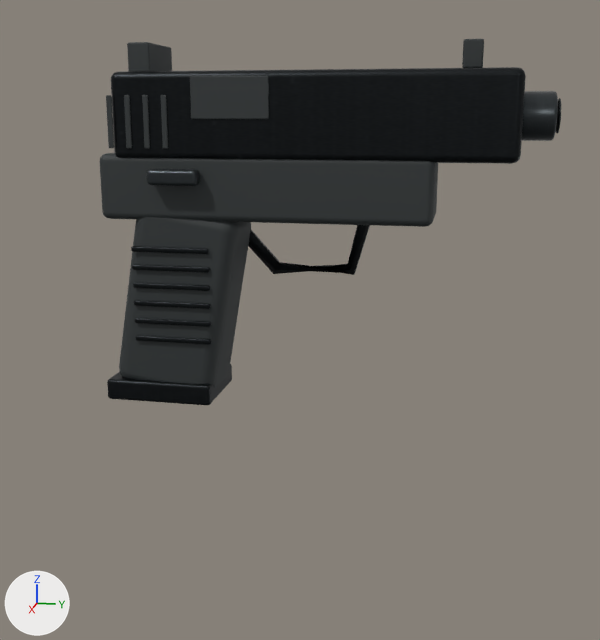
One commit to the glTF model models/csgo/tec9.glb: the scene before it, then after it.
Rendered twice from a 50 mm lens placed at (0.444, 0.131, 0.025), pointed at (-0.003, 0.041, -0.086). The axes (+X, +Y, +Z) are drawn at lower left. The lights are the same throughout. The first picture is the older version. Where no turn or scale is listed for an object, it has been applied to the vertices. Vertices at exactly the same position are counted once.

Names of what the first picture shows: 'weapon_Machined edges', 'weapon_Parkerized steel', 'weapon_Polymer'.
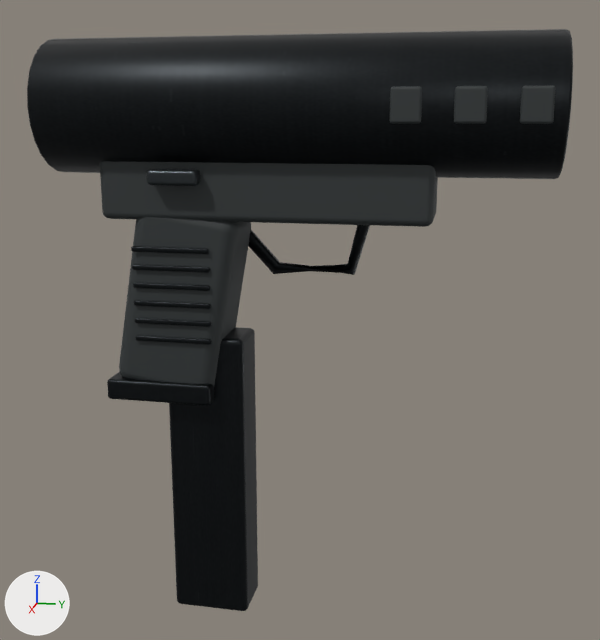
Where the newer file only moved an object's origin or applied its transform, the numbers keep the older frame.

Pixel boxes (x1, y1, x2, y2) of what changed, in the pictures (600 x 640 px; the box of a moved part takes in the faces that stretch with it):
'weapon_Parkerized steel', reshaped (30% wider, 72% taller)
    before: (107, 67, 526, 405)
    after: (27, 29, 573, 611)
'weapon_Polymer', reshaped
    before: (100, 39, 561, 388)
    after: (100, 42, 556, 386)
part 1 of me_cube_009, added
    after: (27, 29, 573, 179)
part 2 of me_cube_009, added
    after: (169, 327, 258, 611)
part 3 of me_cylinder_001, added
    after: (520, 86, 556, 124)
part 4 of me_cylinder_001, added
    after: (454, 86, 488, 124)
part 5 of me_cylinder_001, added
    after: (389, 86, 422, 124)
part 6 of me_cylinder_001, moved or reshaped (not visible afterwards)
    before: (106, 77, 268, 149)
part 7 of me_cylinder_001, moved or reshaped (not visible afterwards)
    before: (556, 98, 561, 133)
'weapon_Machined edges', unchanged, covered by the edit
    before: (147, 91, 558, 186)
    after: (147, 169, 200, 186)

Patch to the scene script:
```diff
--- a/models/csgo/tec9.glb.py
+++ b/models/csgo/tec9.glb.py
@@ me_cube_009 @@
 # used by ob_weapon_parkerized_steel; location = (0.022, -0.025, -0.045)
-me_cube_009.from_pydata(...)  # 792 vertices, 1540 faces; spans x -0.045..0.001, y -0.041..0.18, z -0.087..0.093
+me_cube_009.from_pydata(...)  # 936 vertices, 1820 faces; spans x -0.058..0.014, y -0.07..0.2, z -0.22..0.111
+# me_cube_009 part 1: a new loose piece of 144 vertices spanning x -0.058..0.014, y -0.07..0.2, z 0.039..0.111, in mat_parkerized_steel (picture img_parkerized_steel_finish)
+# me_cube_009 part 2: a new loose piece of 96 vertices spanning x -0.037..-0.007, y -0.008..0.038, z -0.22..-0.05, in mat_parkerized_steel (picture img_parkerized_steel_finish)
+# other edits to the shape of me_cube_009 do not show in these pictures
 me_cube_009.materials.append(mat_parkerized_steel)
@@ me_cylinder_001 @@
 # used by ob_weapon_polymer; location = (0.0, 0.173, 0.025)
-me_cylinder_001.from_pydata(...)  # 904 vertices, 1768 faces; spans x -0.022..0.023, y -0.237..0.001, z -0.155..0.037
+me_cylinder_001.from_pydata(...)  # 1192 vertices, 2332 faces; spans x -0.021..0.037, y -0.237..0.001, z -0.155..0.037
+# me_cylinder_001 part 3: the loose piece of 96 vertices spanning x -0.004..0.004, y -0.048..-0.038, z 0.023..0.037 is copied, and the copy is scaled about its middle by (0.182, 1.5, 1.19), then moved by (0.036, 0.03, -0.025); it spans x 0.034..0.037, y -0.02..-0.005, z -0.004..0.013
+# me_cylinder_001 part 4: the loose piece of 96 vertices spanning x -0.004..0.004, y -0.048..-0.038, z 0.023..0.037 is copied, and the copy is scaled about its middle by (0.182, 1.5, 1.19), then moved by (0.036, 0.0, -0.025); it spans x 0.034..0.037, y -0.05..-0.035, z -0.004..0.013
+# me_cylinder_001 part 5: the loose piece of 96 vertices spanning x -0.004..0.004, y -0.048..-0.038, z 0.023..0.037 is copied, and the copy is scaled about its middle by (0.182, 1.5, 1.19), then moved by (0.036, -0.03, -0.025); it spans x 0.034..0.037, y -0.08..-0.065, z -0.004..0.013
+# me_cylinder_001 part 6: 20 vertices moved within x 0.023, y -0.229..-0.143, z -0.016..0.019; 23 vertices removed from x 0.023, y -0.23..-0.143, z -0.017..0.019; 23 vertices added at x 0.023, y -0.229..-0.143, z -0.016..0.02
+# me_cylinder_001 part 7: 11 vertices moved within x -0.008..0.008, y 0.0, z 0.002..0.008; 22 vertices removed from x -0.008..0.008, y 0.0, z -0.008..0.008; 22 vertices added at x -0.008..0.008, y -0.001..0.001, z -0.008..0.008
+# other edits to the shape of me_cylinder_001 do not show in these pictures
 me_cylinder_001.materials.append(mat_polymer)
```
